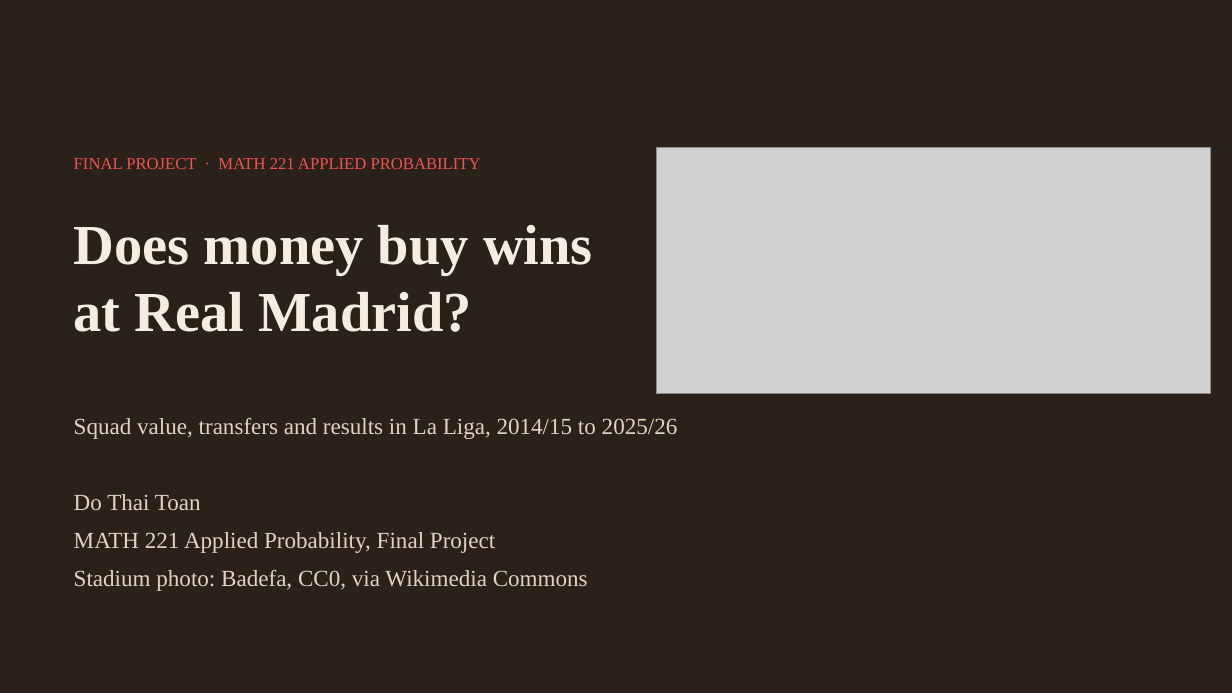
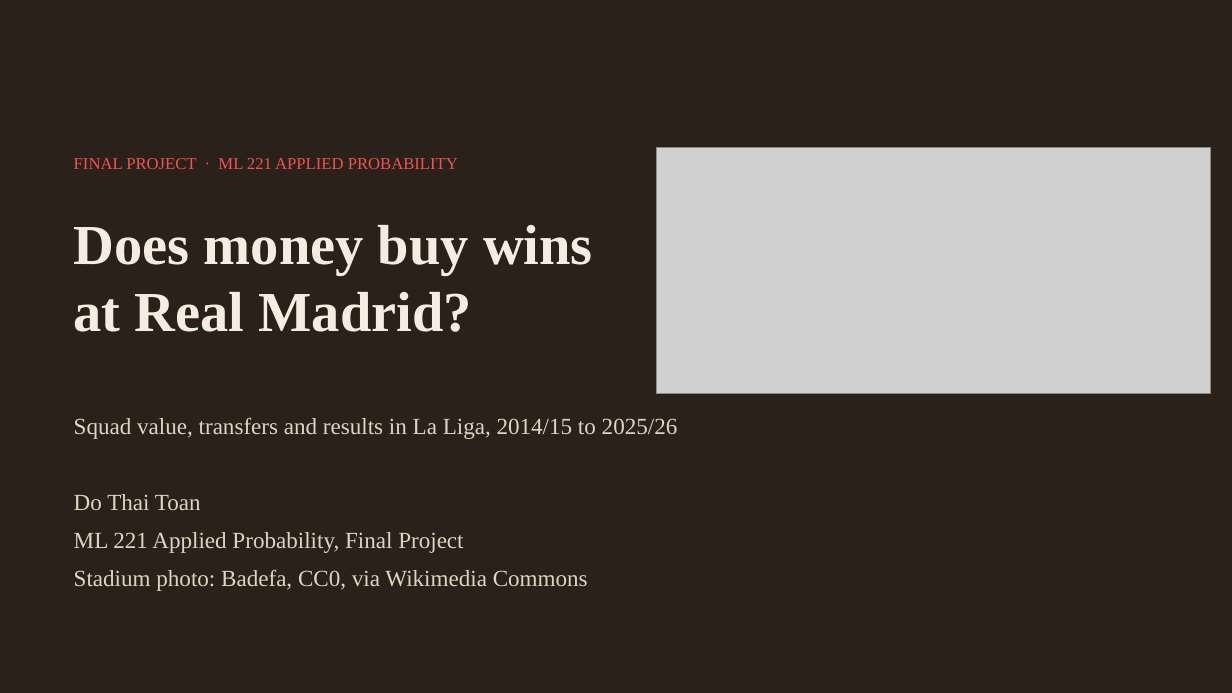
Before and after one commit to ThaiToando/ML_221_real-madrid-bayesian-mcmc, a slide deck: slide 1 of docs/deck.pptx. Drawn at 1232x693 pixels with LibreOffice and Linux fonts; fonts in the diff are those of the drawing; grey boxes stand for pictures. Boxes give left, top, right and bottom in pixels: in the first picture for what was removed or moved away, otherwise in the second. Text is boxed around its words. In the diff, an @@ line names an element or a change of style, - is before the commit and + after.

```diff
--- a/docs/deck.pptx
+++ b/docs/deck.pptx
@@ text at [74,158,458,169]: text changed @@
-FINAL PROJECT · MATH 221 APPLIED PROBABILITY
+FINAL PROJECT · ML 221 APPLIED PROBABILITY
@@ text at [74,532,463,553]: text changed @@
-MATH 221 Applied Probability, Final Project
+ML 221 Applied Probability, Final Project
```
Also in this commit, not shown: 1 other slide changed, 18 other files.
